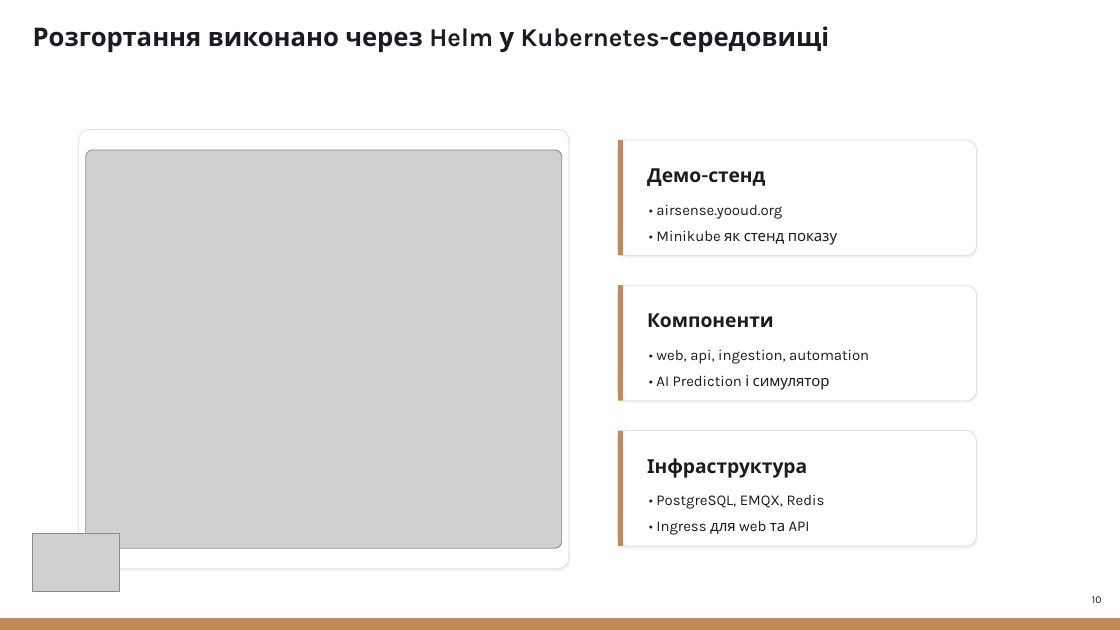
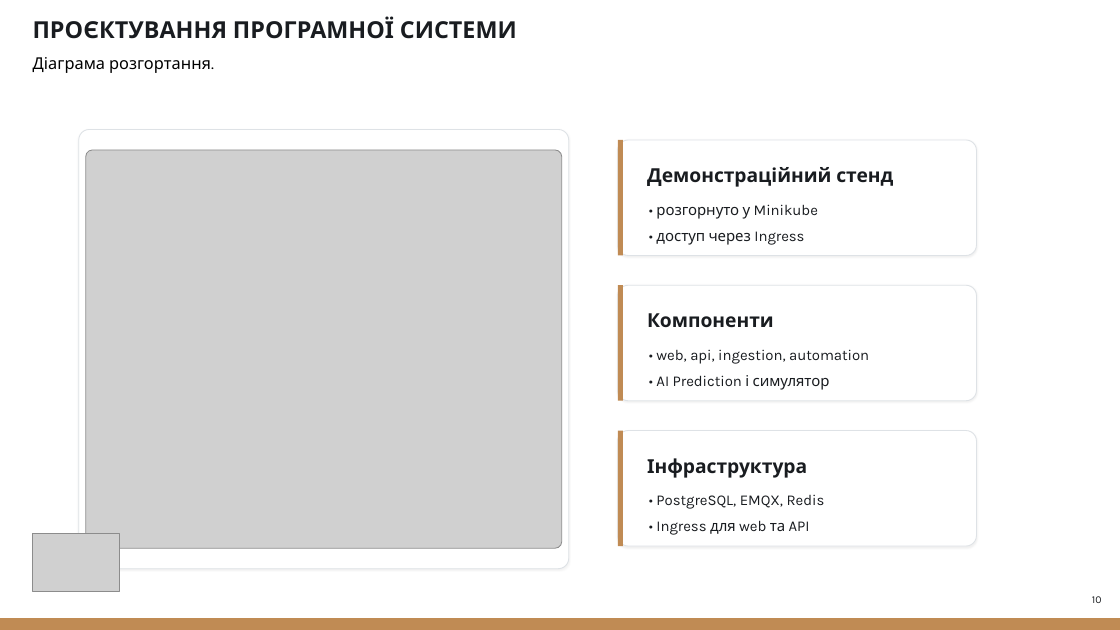
Before and after one commit to NureKhyzhniakDmytro/2026_B_PI_PZPI-22-10_Khyzhniak_D_S, a slide deck: slide 10 of 2026_Б_ПІ_ПЗПІ-22-10_Хижняк_Д_С.pptx. Drawn at 1120x630 pixels with LibreOffice and Linux fonts; fonts in the diff are those of the drawing; grey boxes stand for pictures. Boxes give left, top, right and bottom in pixels: in the first picture for what was removed or moved away, otherwise in the second. Text is boxed around its words. In the diff, an @@ line names an element or a change of style, - is before the commit and + after.

```diff
--- a/2026_Б_ПІ_ПЗПІ-22-10_Хижняк_Д_С.pptx
+++ b/2026_Б_ПІ_ПЗПІ-22-10_Хижняк_Д_С.pptx
@@ text removed at [33,26,829,52] @@
-Розгортання виконано через Helm у Kubernetes-середовищі
@@ text added at [33,17,394,39], 20 pt, text #191C20, bold @@
+ПРОЄКТУВАННЯ ПРОГРАМНОЇ СИСТЕМИ
@@ text added at [33,57,211,73], 14 pt, text #000000 @@
+Діаграма розгортання.
@@ text at [647,167,893,187]: text changed @@
-Демо-стенд
+Демонстраційний стенд
@@ text at [656,204,818,219]: text changed @@
-• airsense.yooud.org
+• розгорнуто у Minikube
@@ text at [656,231,804,245]: text changed @@
-• Minikube як стенд показу
+• доступ через Ingress
```
Also in this commit, not shown: 11 other slides changed, 7 slides added, 2 slides removed.
